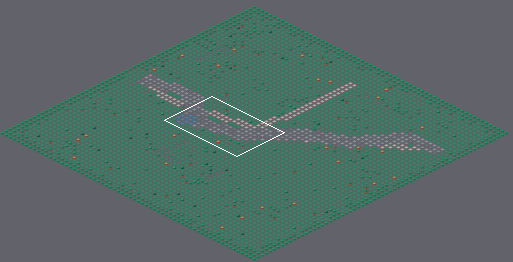
Tiled map (JSON): content/areas/cozy-plains.tmj. Above, an overview of the earlier version with the close-up marked.
Close-up. Before:
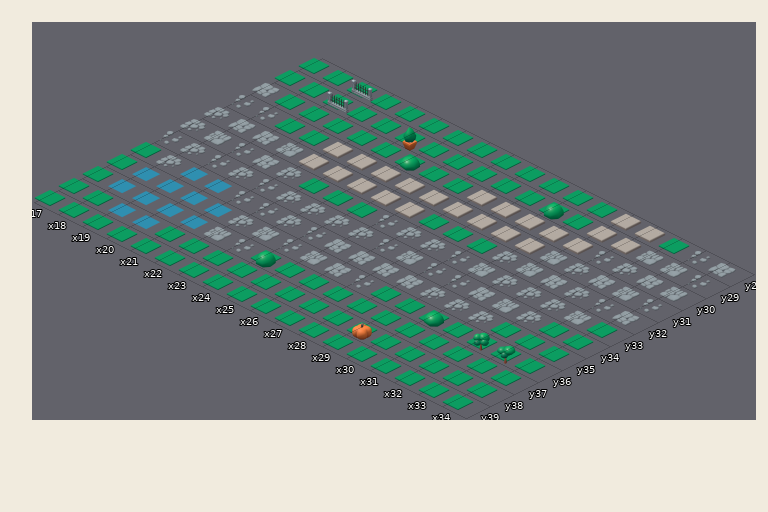
Cells are 192x96 px. Isometric: x runs down to the right, y down to the left. Shown: x 17..34, y 28..39. The commit also changed other parts of the map, which this record leaves out.
New version:
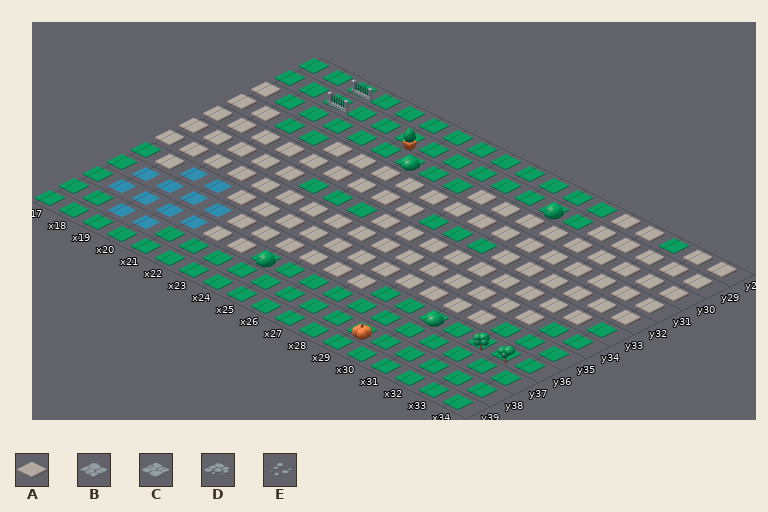
Key: from "kaykit": A 11 "halloween_floor_dirt", B 12 "halloween_path_A", C 13 "halloween_path_B", D 14 "halloween_path_C", E 15 "halloween_path_D".
_ is an empty cell, . an unchanged one.
Change:
--- layer "floor"
@@ x 17..34 @@
-28 ................EB
-29 ...............CCE
-30 B.............EDBC
-31 EE...........CDBCE
-32 DBBC........DCBDEB
-33 DCEBD...EDDECDDDC.
-34 EDEDEDDDDECEEBCD..
-35 .D..EEDEBBBBDDD...
-36 .....DCECBE.......
-37 .....CE...........
+28 ................AA
+29 ...............AAA
+30 A.............AAAA
+31 AA...........AAAAA
+32 AAAA........AAAAAA
+33 AAAAA...AAAAAAAAA.
+34 AAAAAAAAAAAAAAAA..
+35 .A..AAAAAAAAAAA...
+36 .....AAAAAA.......
+37 .....AA...........
